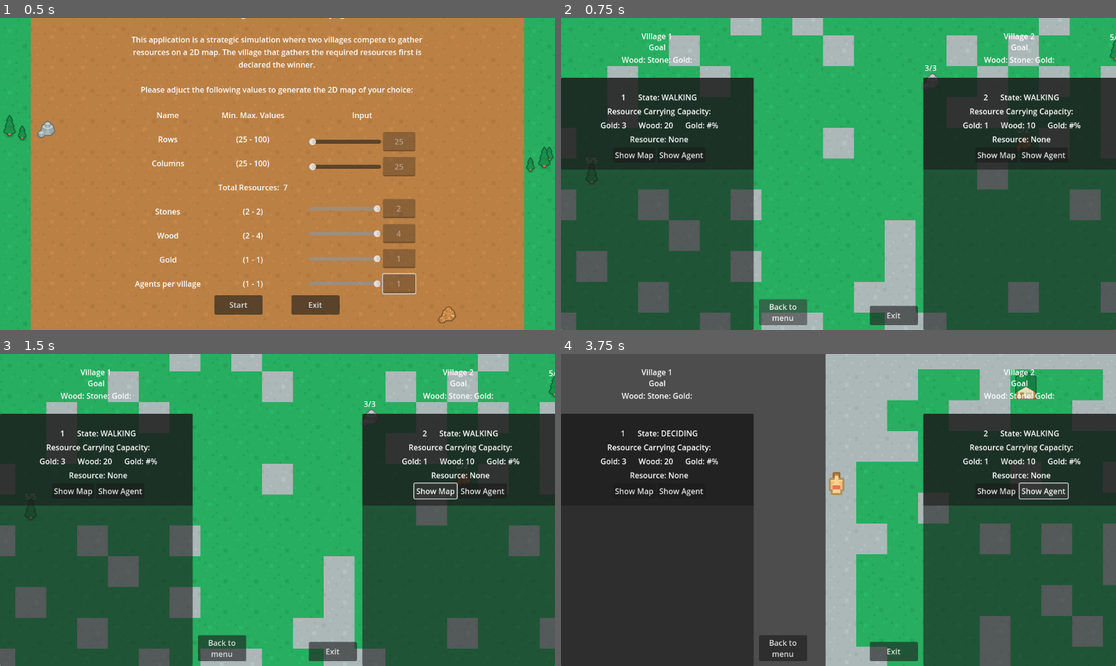
Above: before the commit, frames 1-4 (two rows, left to right).
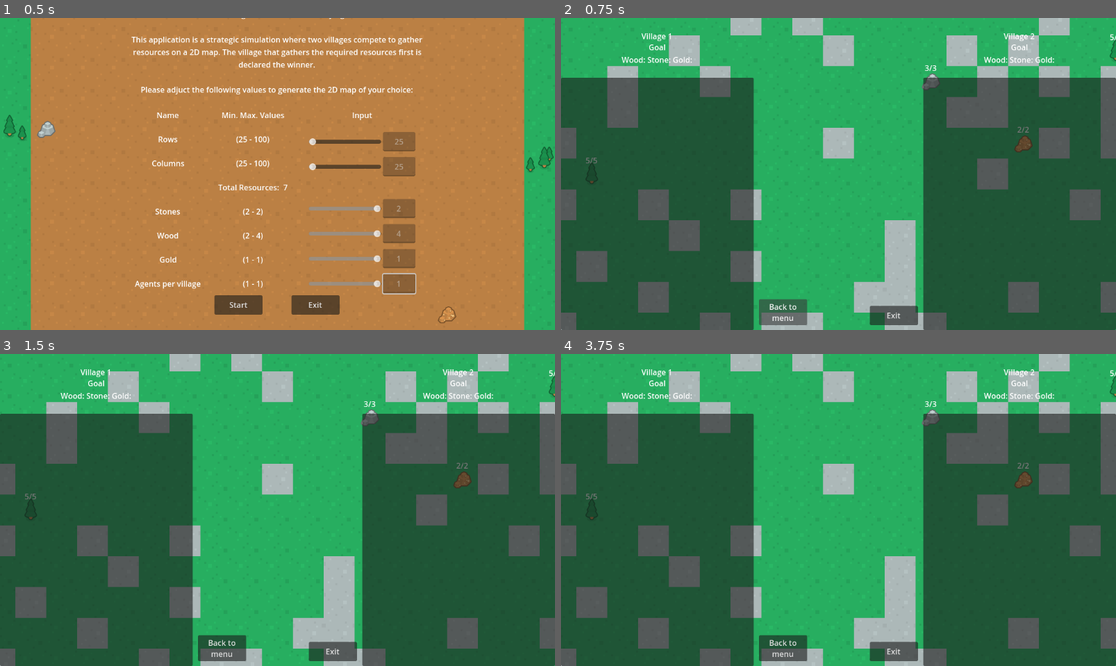
Above: after the commit, the same moments.

Repository: ApostolisSiampanis/intelligent-agents
Game: Godot game, scene res://scenes/input_screen.tscn
Two runs of this game, one before a commit and one after it. Both use one fixed random seed, a clock stepped at 60 frames per second and the inputs below.
Inputs (mouse positions are in pixels of both pictures, inside the frame that each line leads up to):
- Up to frame 1 (0.5 s): no input
- Up to frame 2 (0.75 s): click "Start" at 0.5 s
- Up to frame 3 (1.5 s): click (432, 491) at 1.25 s, where only the run before the commit has a clickable "Show Map"
- Up to frame 4 (3.75 s): click (1043, 491) at 2 s, where only the run before the commit has a clickable "Show Agent"; click (993, 491) at 2.75 s, where only the run before the commit has a clickable "Show Map"; click (1043, 491) at 3.5 s, where only the run before the commit has a clickable "Show Agent"

Frame 1 is identical in both runs. In frame 2, 20% of the frame differs, in the area x 0-100%, y 19-49%; in frame 3, 20%; in frame 4, 78%, in the area x 0-100%, y 0-100%.
Error before the commit: Attempt to call function 'get_village' in base 'null instance' on a null instance. (res://scripts/agent.gd:110)
Error after the commit: Parse Error: Identifier "collision_shape_2d" not declared in the current scope. (res://scripts/agent.gd:477)

Commit message:
Update agent.gd
Co-Authored-By: Apostolis Siampanis <75365398+ApostolisSiampanis@users.noreply.github.com>

Diff:
--- a/scripts/agent.gd
+++ b/scripts/agent.gd
@@ -64,14 +64,14 @@
 var agent_knowledge_vers := {}
 var has_new_knowledge := true
 
-#var timer: Timer
-@onready var timer = %Timer
-
-#var game_manager: GameManager
-@onready var game_manager = %GameManager
-
-#var tile_map: TileMap
-@onready var tile_map = %TileMap
+var timer: Timer
+#@onready var timer = %Timer
+
+var game_manager: GameManager
+#@onready var game_manager = %GameManager
+
+var tile_map: TileMap
+#@onready var tile_map = %TileMap
 
 var energy := MAX_ENERGY_LEVEL
 const MAX_ENERGY_LEVEL := 100
@@ -198,6 +198,11 @@
 func explore(current_tile_pos: Vector2i):
 	var next_tile_pos = not_visited.pop_front()
 
+	# TODO: Remove
+	if next_tile_pos == null:
+		change_goal(spawn_tile_type)
+		return
+
 	# Add next tile point to AStar
 	var next_tile_id = get_point_id(next_tile_pos)
 	if !astar.has_point(next_tile_id):
@@ -228,7 +233,6 @@
 		next_tile_pos = not_visited.front()
 
 	if next_tile_pos == null:
-		print("Agent %s returns to village" % str(id))
 		change_goal(spawn_tile_type)
 		return
 
@@ -251,6 +255,10 @@
 			target_tile_id = find_closest_tile_id(current_tile_pos, current_goal)
 
 		astar_path_queue = astar.get_id_path(get_point_id(current_tile_pos), target_tile_id).slice(1)
+
+		if astar_path_queue.is_empty():
+			change_goal(spawn_tile_type)
+			return
 
 	# Calculate destination for the next tile
 	destination_pos = calculate_destination(current_tile_pos, astar.get_point_position(astar_path_queue[0]))
@@ -462,3 +470,19 @@
 		counter += 1
 
 	return counter > 0
+
+func get_eliminated():
+	timer.timeout.disconnect(_on_timer_timeout)
+	set_physics_process(false)
+	collision_shape_2d.disabled = true
+	area_2d.monitoring = false
+
+	current_state = State.ELIMINATED
+
+	if chromosome.bits[0] == "0":
+		agent_1.visible = false
+	else:
+		agent_2.visible = false
+	grave.visible = true
+
+	game_manager.eliminate(self)
